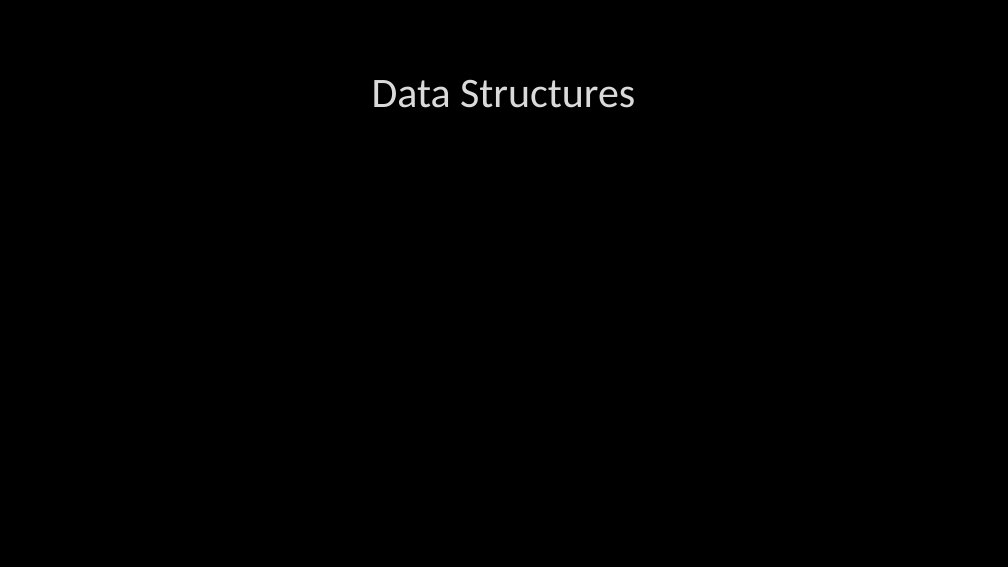
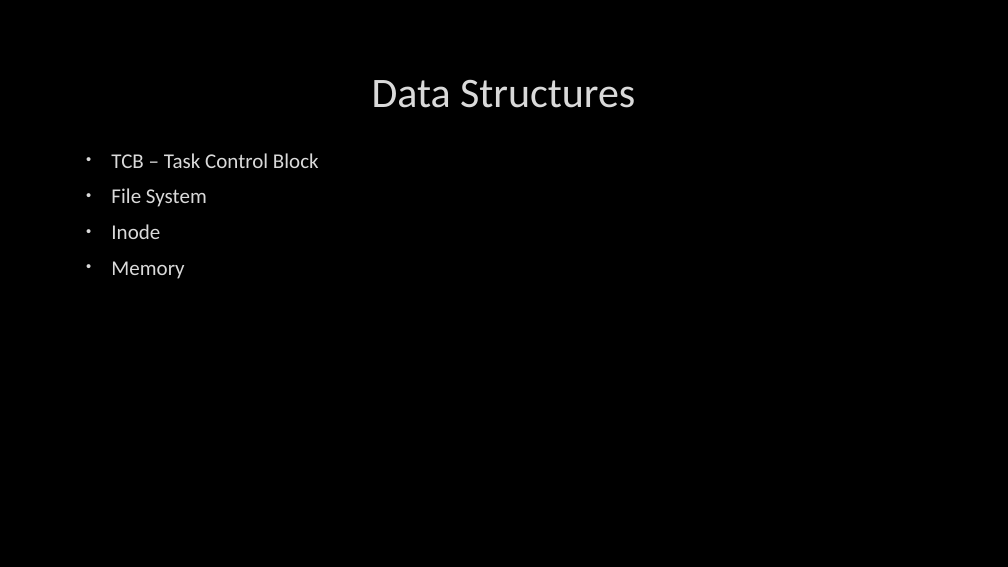
Before and after one commit to Drake-W/Ultima-2-Simulated-Operating-System, a slide deck: slide 11 of phase5 presentation.pptx. Drawn at 1008x567 pixels with LibreOffice and Linux fonts; fonts in the diff are those of the drawing; background and template pictures are left out. Boxes give left, top, right and bottom in pixels: in the first picture for what was removed or moved away, otherwise in the second. Text is boxed around its words. In the diff, an @@ line names an element or a change of style, - is before the commit and + after.

```diff
--- a/phase5 presentation.pptx
+++ b/phase5 presentation.pptx
@@ text added at (111, 153, 319, 279), 20 pt, text #DADADA @@
+• TCB – Task Control Block
+• File System
+• Inode
+• Memory
```
Also in this commit, not shown: 2 other slides changed, 12 slides added, 12 other files.
